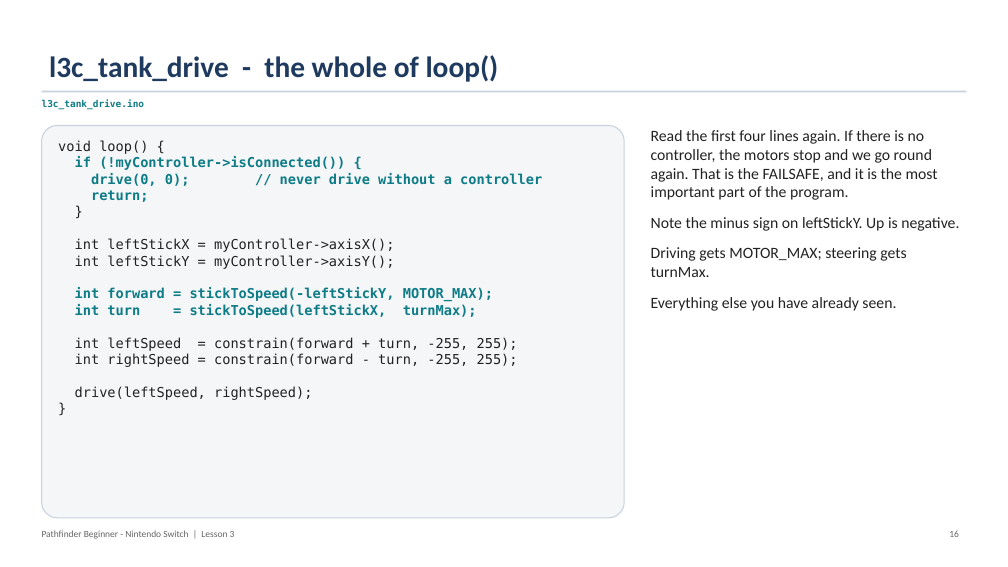
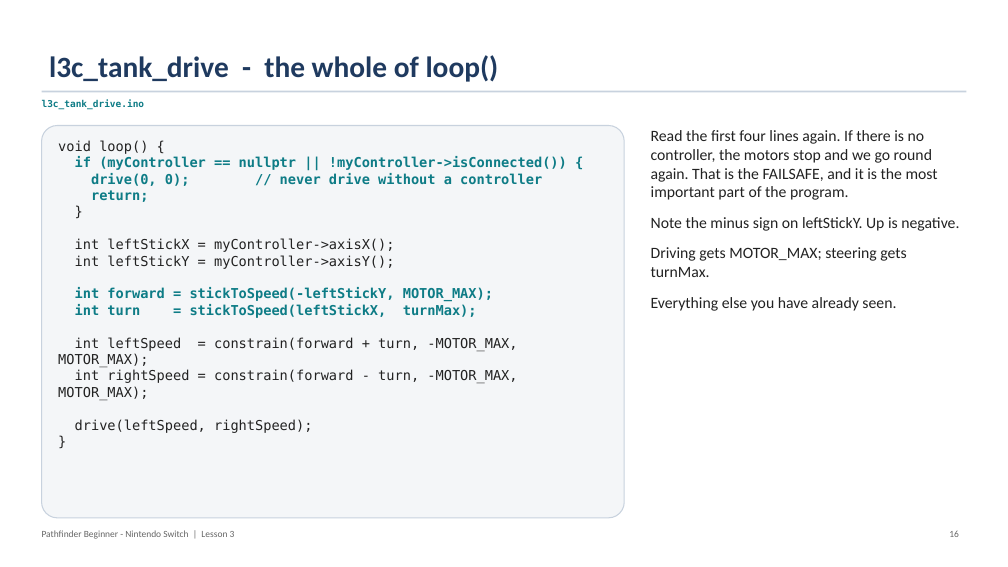
Before and after one commit to PorpoiseRobotics/porpoise-robotics, a slide deck: slide 17 of ground-vehicle/docs/courses/beginner-switch/l3_controller_programming.pptx. Drawn at 1008x567 pixels with LibreOffice and Linux fonts; fonts in the diff are those of the drawing. Boxes give left, top, right and bottom in pixels: in the first picture for what was removed or moved away, otherwise in the second. Text is boxed around its words. In the diff, an @@ line names an element or a change of style, - is before the commit and + after.

```diff
--- a/ground-vehicle/docs/courses/beginner-switch/l3_controller_programming.pptx
+++ b/ground-vehicle/docs/courses/beginner-switch/l3_controller_programming.pptx
@@ text in rounded rectangle at box(75, 156, 567, 170): text changed @@
-if (!myController->isConnected()) {
+if (myController == nullptr || !myController->isConnected()) {
@@ text in rounded rectangle at box(58, 337, 517, 401): text changed @@
-int leftSpeed = constrain(forward + turn, -255, 255);
-int rightSpeed = constrain(forward - turn, -255, 255);
+int leftSpeed = constrain(forward + turn, -MOTOR_MAX, MOTOR_MAX);
+int rightSpeed = constrain(forward - turn, -MOTOR_MAX, MOTOR_MAX);
```
Also in this commit, not shown: 1 other slide changed, 20 other files.
